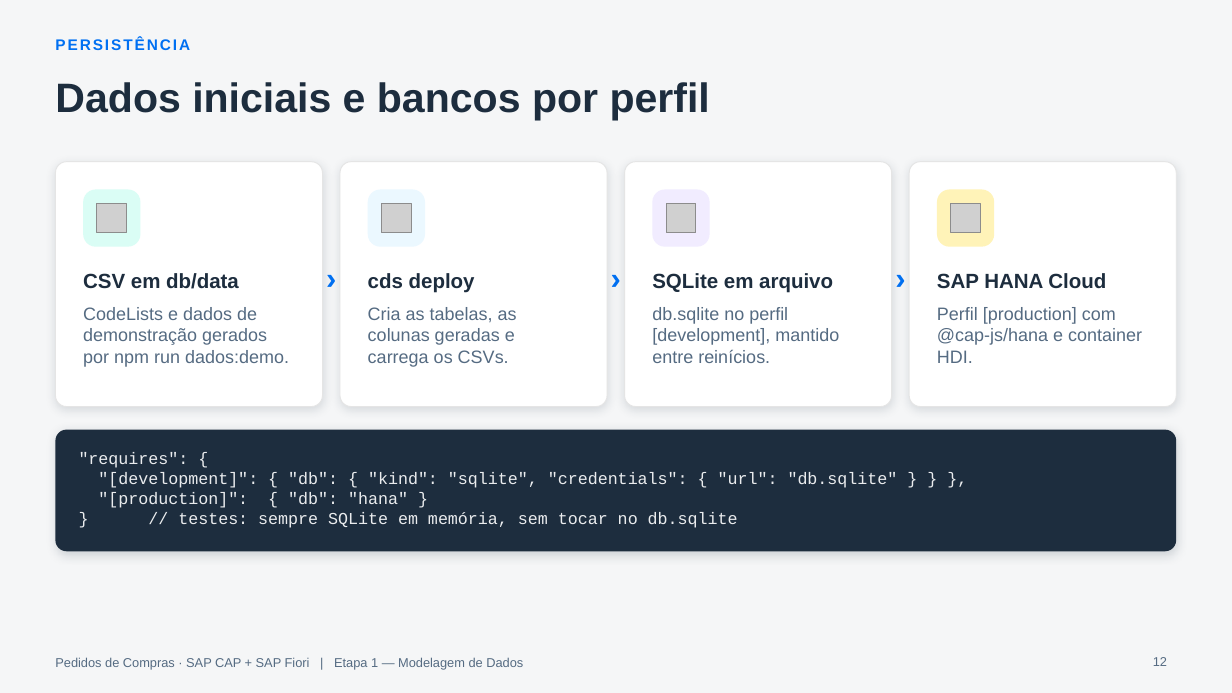
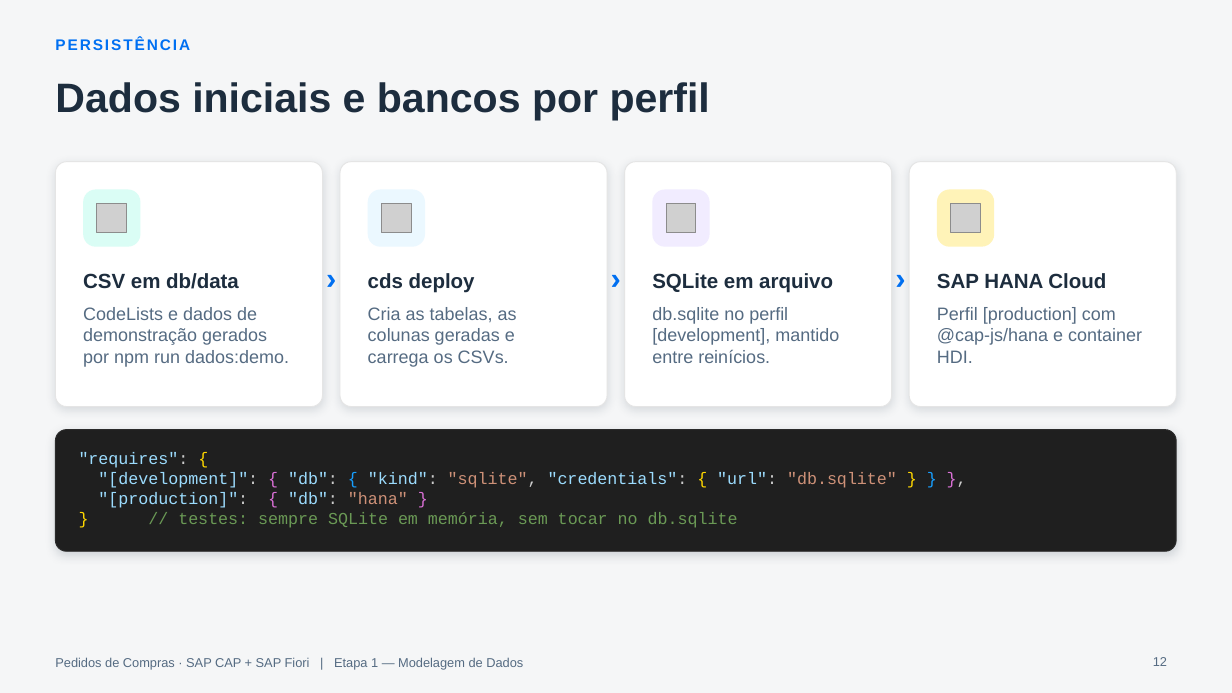
Before and after one commit to AdrianoBispo/sap-cap-nodejs-pedidos-de-compras-app, a slide deck: slide 12 of docs/apresentacoes/01-modelagem-de-dados.pptx. Drawn at 1232x693 pixels with LibreOffice and Linux fonts; fonts in the diff are those of the drawing; grey boxes stand for pictures. Boxes give left, top, right and bottom in pixels: in the first picture for what was removed or moved away, otherwise in the second. Text is boxed around its words. In the diff, an @@ line names an element or a change of style, - is before the commit and + after.

```diff
--- a/docs/apresentacoes/01-modelagem-de-dados.pptx
+++ b/docs/apresentacoes/01-modelagem-de-dados.pptx
@@ rounded rectangle at <box>55,430,1177,552</box>: fill #1D2D3E to #1F1F1F; outline none to #2B2B2B 0.75 pt @@
@@ text ""requires": {" at <box>79,452,897,528</box>: text colour #EAECEE to #9CDCFE in ""requires":", ""[development]": "db": "kind": "credentials": "url":", ""[production]": "db":"; text colour #EAECEE to #CCCCCC in ""requires":", ""[development]": "db": "kind": "sqlite", "credentials": "url ...", ""[production]": "db":"; text colour #EAECEE to #FFD700 in "{", "{ }", "}"; text colour #EAECEE to #DA70D6 in "{ },", "{ }"; text colour #EAECEE to #179FFF in "{ }"; text colour #EAECEE to #CE9178 in ""sqlite", "db.sqlite"", ""hana""; text colour #EAECEE to #6A9955 in "// testes: sempre SQLite em memória, sem ..." @@
```
Also in this commit, not shown: 6 other slides changed, 5 other files.
